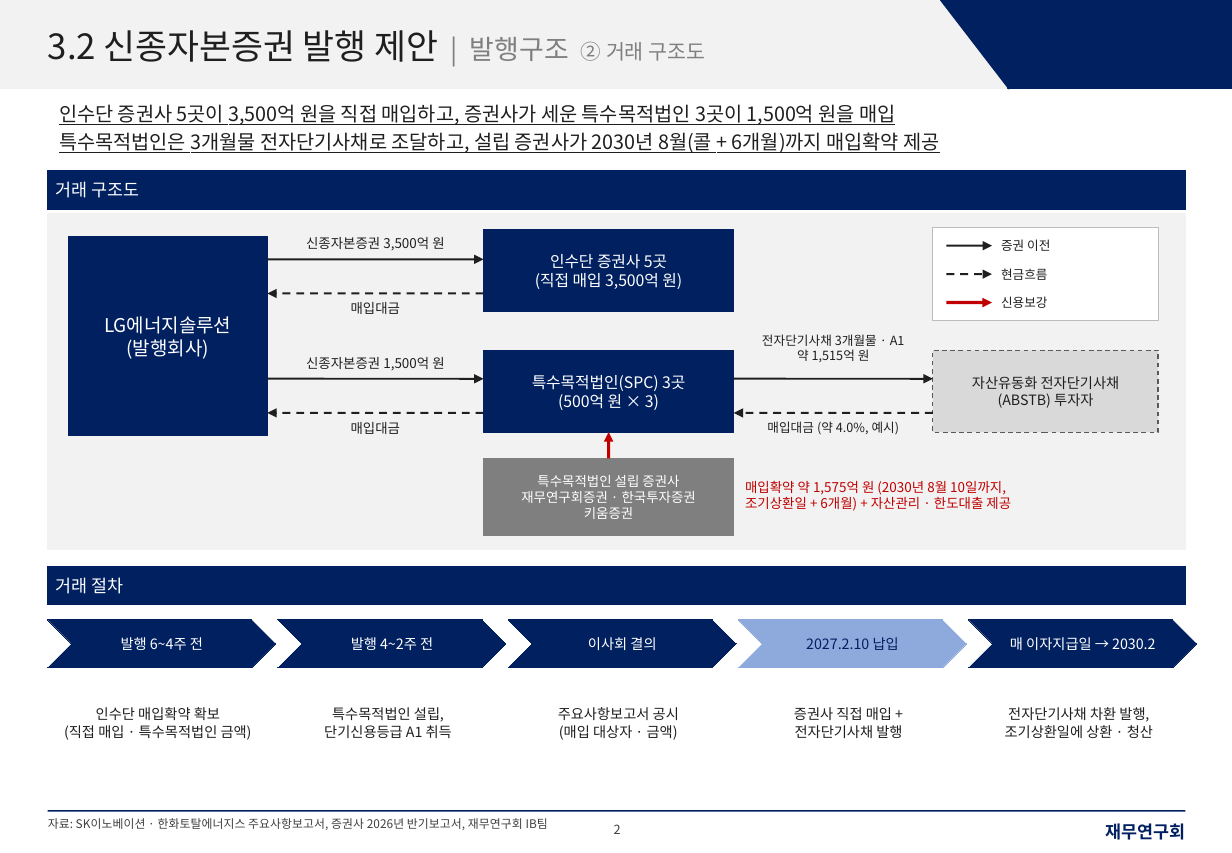
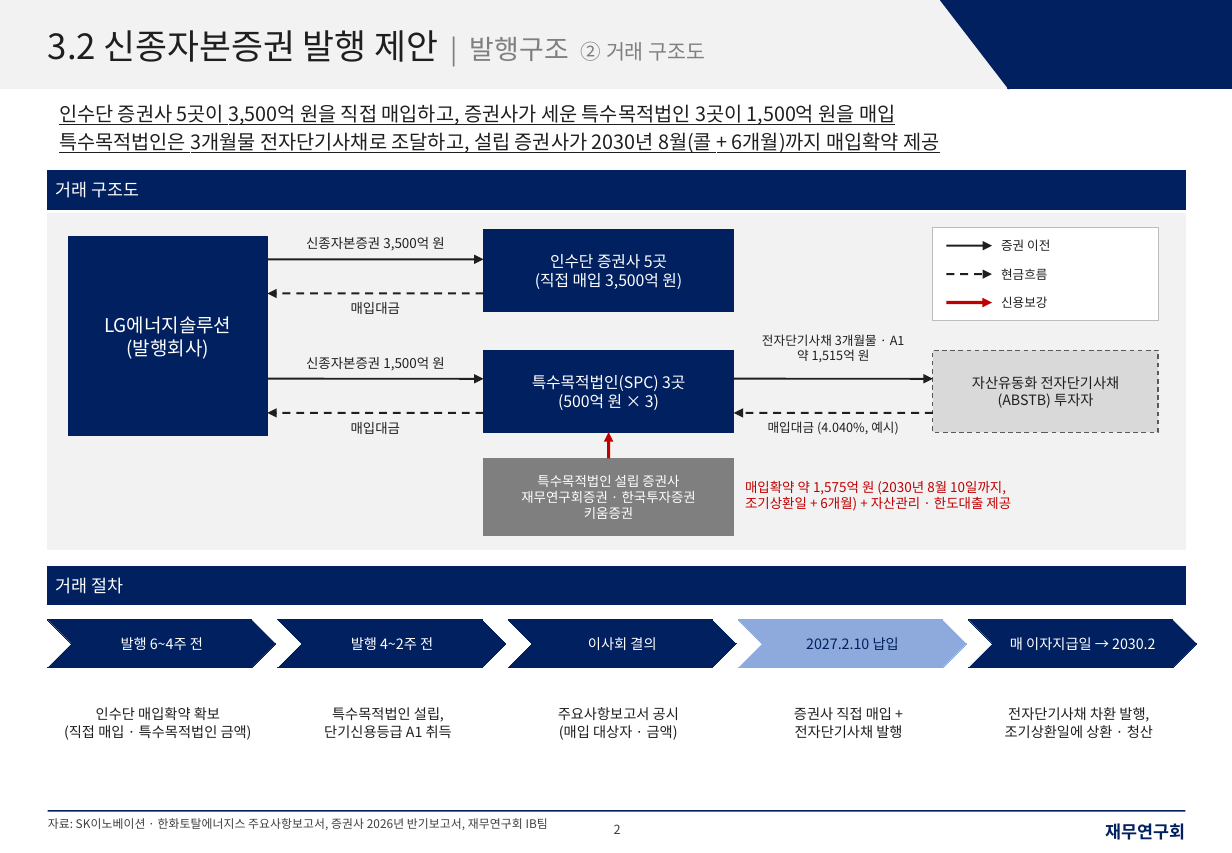
Before and after one commit to shy065542-rgb/SSHHYY, a slide deck: slide 2 of LGES_신종_발행구조_재무연구회양식.pptx. Drawn at 1232x853 pixels with LibreOffice and Linux fonts; fonts in the diff are those of the drawing. Boxes give left, top, right and bottom in pixels: in the first picture for what was removed or moved away, otherwise in the second. Text is boxed around its words. In the diff, an @@ line names an element or a change of style, - is before the commit and + after.

```diff
--- a/LGES_신종_발행구조_재무연구회양식.pptx
+++ b/LGES_신종_발행구조_재무연구회양식.pptx
@@ text at (x1=768, y1=421, x2=899, y2=435): text changed @@
-매입대금 (약 4.0%, 예시)
+매입대금 (4.040%, 예시)
```
Also in this commit, not shown: 2 other slides changed, 1 other file.
